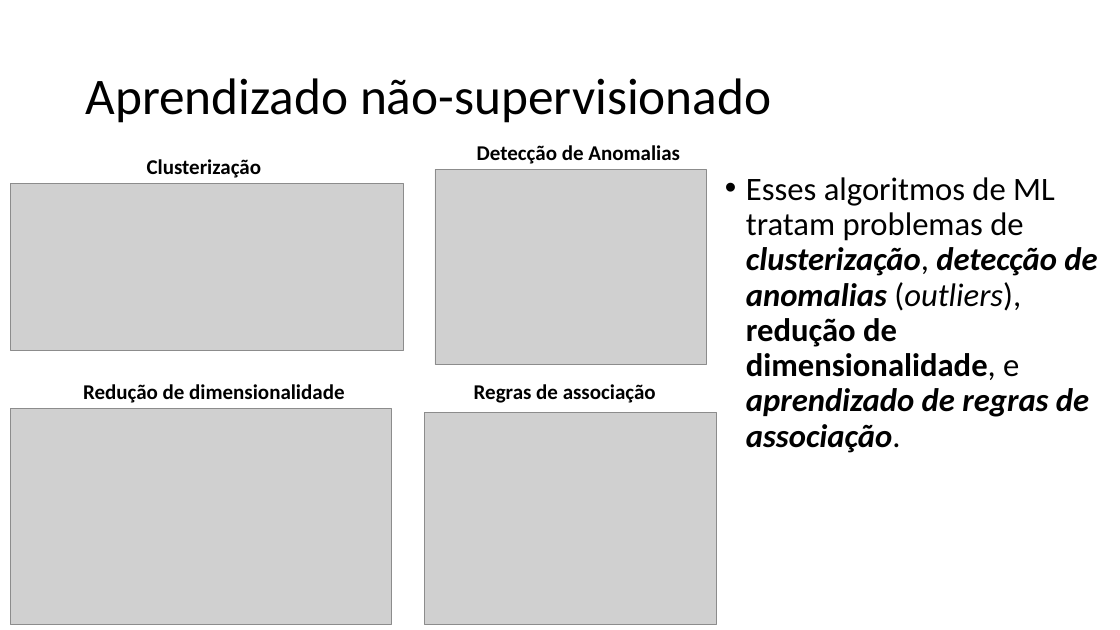
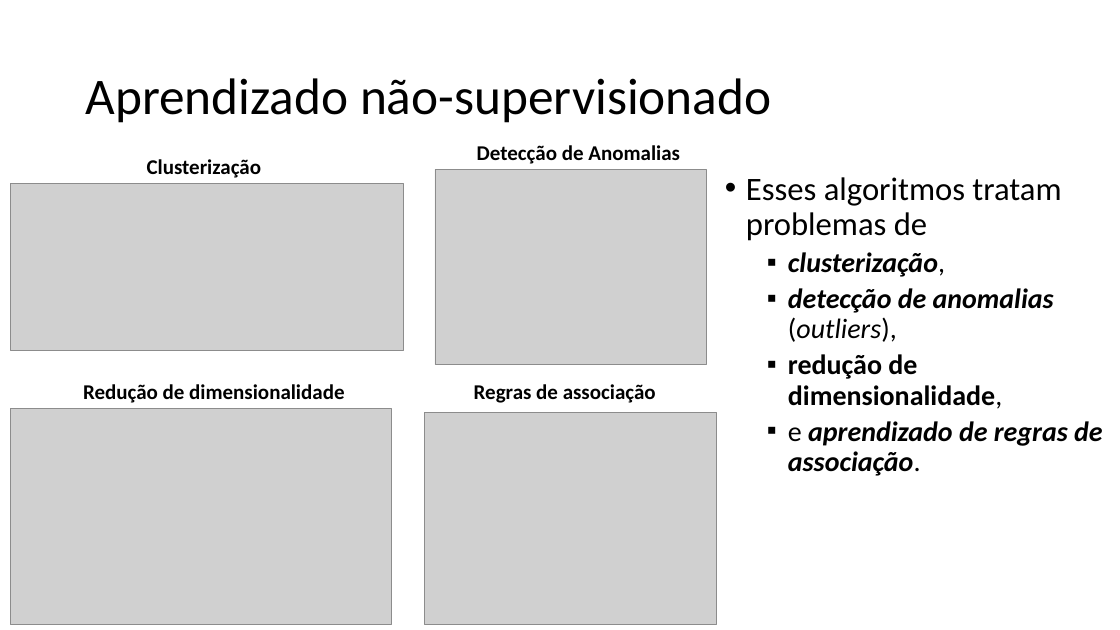
Before and after one commit to zz4fap/t319_aprendizado_de_maquina, a slide deck: slide 30 of slides/T319_Introdução.pptx (slide 29 before the commit). Drawn at 1120x630 pixels with LibreOffice and Linux fonts; fonts in the diff are those of the drawing; grey boxes stand for pictures. Boxes give left, top, right and bottom in pixels: in the first picture for what was removed or moved away, otherwise in the second. Text is boxed around its words. In the diff, an @@ line names an element or a change of style, - is before the commit and + after.

```diff
--- a/slides/T319_Introdução.pptx
+++ b/slides/T319_Introdução.pptx
@@ text at [746, 177, 1103, 476]: text changed; size 28 to 24 pt @@
-• Esses algoritmos de ML tratam problemas de clusterização, detecção de anomalias (outliers), redução de dimensionalidade, e aprendizado de regras de associação.
+• Esses algoritmos tratam problemas de
+  ▪ clusterização,
+  ▪ detecção de anomalias (outliers),
+  ▪ redução de dimensionalidade,
+  ▪ e aprendizado de regras de associação.
```
Also in this commit, not shown: 21 other slides changed, 3 slides added, 5 slides removed, 1 other file.
